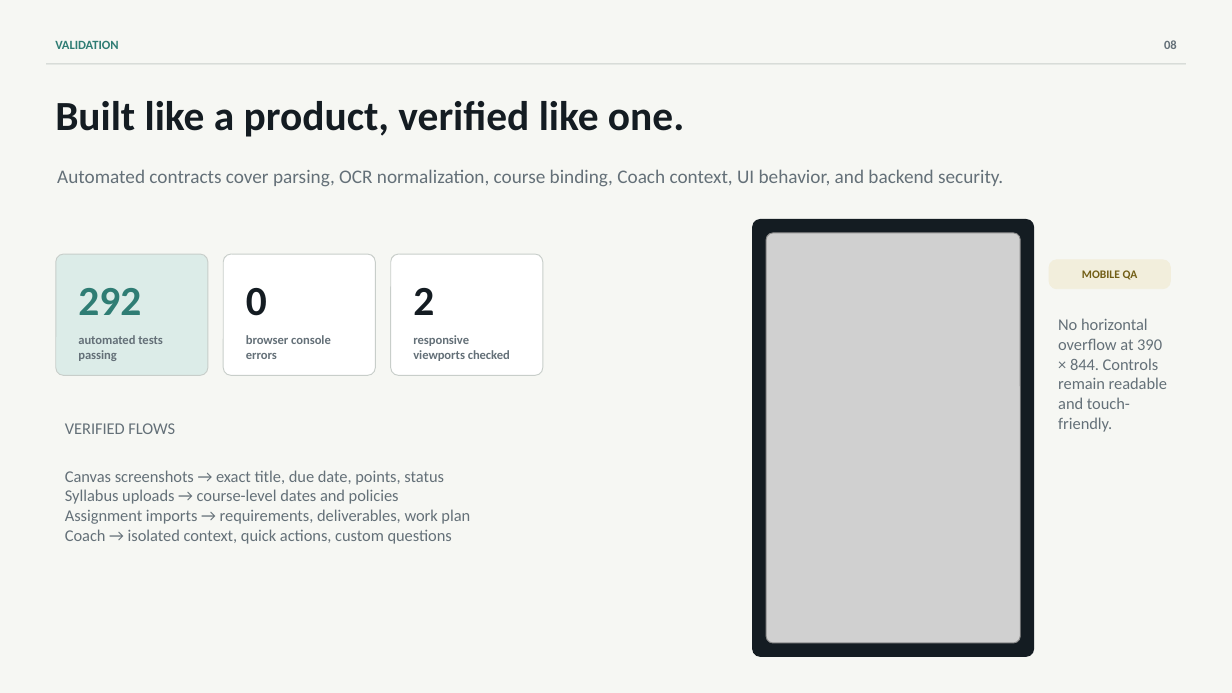
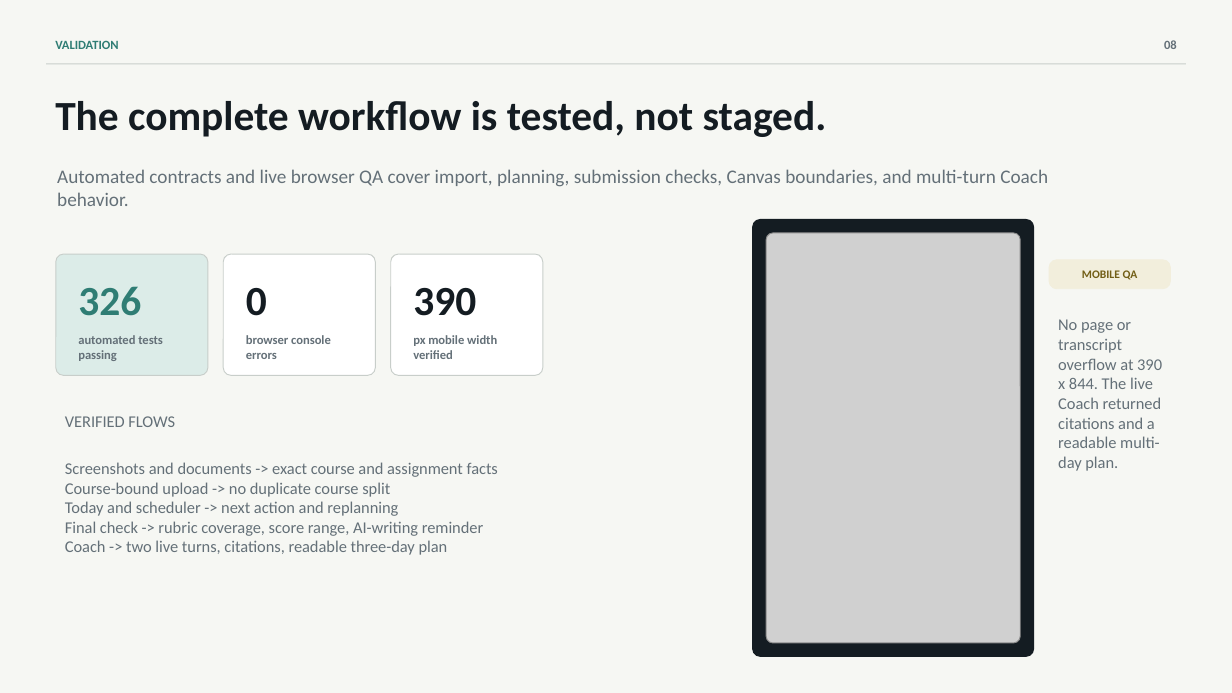
Before and after one commit to CNGEI2/classpilot-ai-website, a slide deck: slide 8 of product-presentation/ClassPilot-AI-Product-Introduction.pptx. Drawn at 1232x693 pixels with LibreOffice and Linux fonts; fonts in the diff are those of the drawing; grey boxes stand for pictures. Boxes give left, top, right and bottom in pixels: in the first picture for what was removed or moved away, otherwise in the second. Text is boxed around its words. In the diff, an @@ line names an element or a change of style, - is before the commit and + after.

Commit message:
Update product deck for live conversational Coach

```diff
--- a/product-presentation/ClassPilot-AI-Product-Introduction.pptx
+++ b/product-presentation/ClassPilot-AI-Product-Introduction.pptx
@@ text at box(55, 101, 827, 137): text changed @@
-Built like a product, verified like one.
+The complete workflow is tested, not staged.
@@ text at box(57, 169, 1048, 206): text changed @@
-Automated contracts cover parsing, OCR normalization, course binding, Coach context, UI behavior, and backend security.
+Automated contracts and live browser QA cover import, planning, submission checks, Canvas boundaries, and multi-turn Coach behavior.
@@ text at box(78, 286, 141, 316): text changed @@
-292
+326
@@ text at box(413, 288, 476, 316): text changed @@
-2
+390
@@ text at box(1058, 319, 1162, 471): text changed @@
-No horizontal overflow at 390 × 844. Controls remain readable and touch-friendly.
+No page or transcript overflow at 390 x 844. The live Coach returned citations and a readable multi-day plan.
@@ text at box(413, 335, 497, 359): text changed @@
-responsive viewports checked
+px mobile width verified
@@ text "VERIFIED FLOWS": place and size @@
-text "VERIFIED FLOWS" at box(65, 423, 470, 544)
+text "VERIFIED FLOWS" at box(65, 416, 498, 555)
@@ text at box(65, 462, 498, 555): text changed @@
-Canvas screenshots → exact title, due date, points, status
-Syllabus uploads → course-level dates and policies
-Assignment imports → requirements, deliverables, work plan
-Coach → isolated context, quick actions, custom questions
+Screenshots and documents -> exact course and assignment facts
+Course-bound upload -> no duplicate course split
+Today and scheduler -> next action and replanning
+Final check -> rubric coverage, score range, AI-writing reminder
+Coach -> two live turns, citations, readable three-day plan
```
Also in this commit, not shown: 4 other slides changed, 3 slides added, 3 slides removed, 1 other file.
